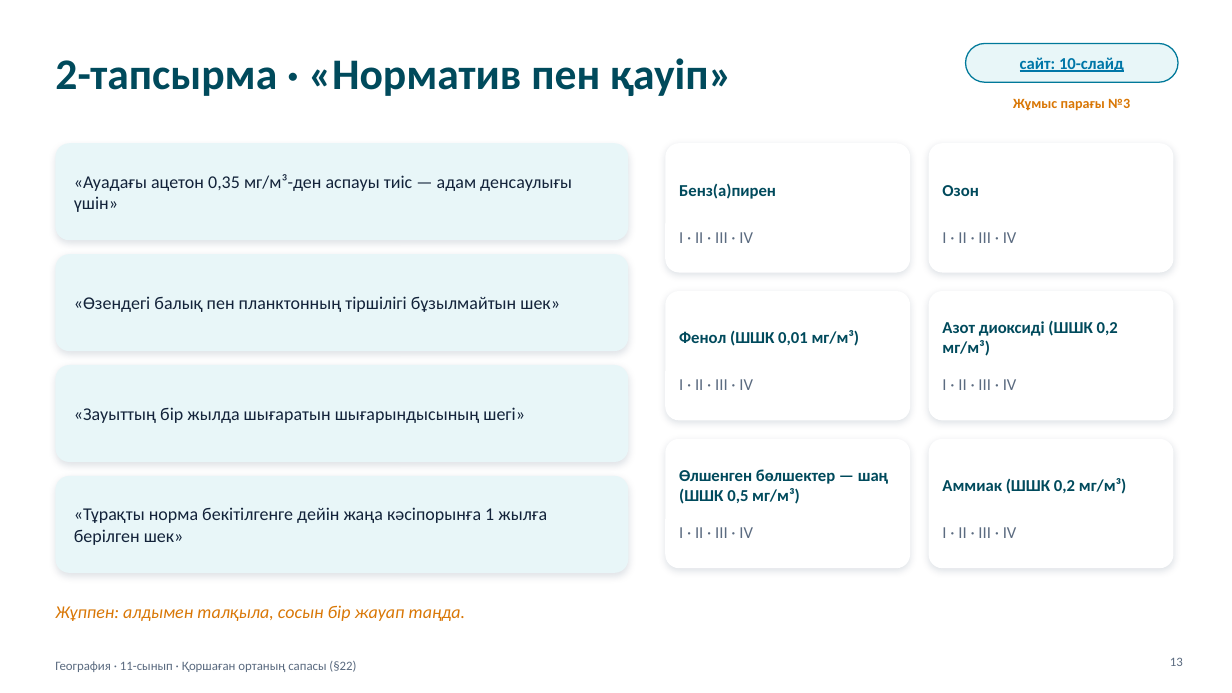
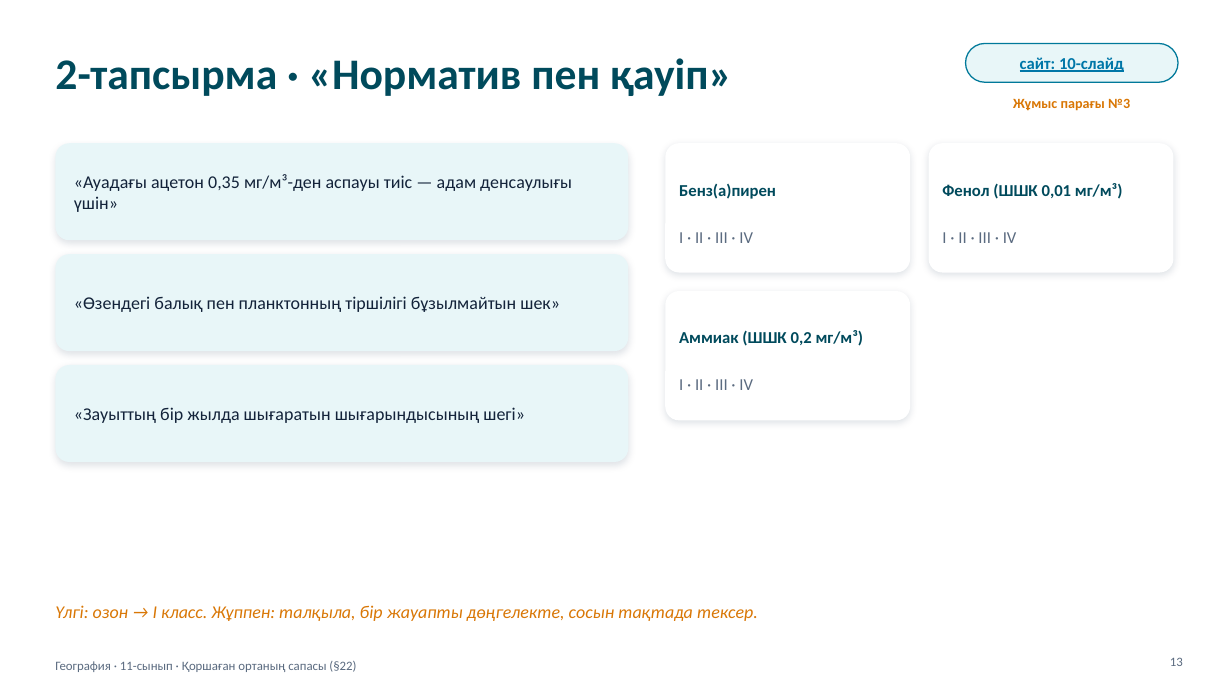
Before and after one commit to makpalkubantova-arch/ecoscaner, a slide deck: slide 13 of materialdar/2-Prezentaciya-Qorshagan-orta-sapasy.pptx. Drawn at 1232x693 pixels with LibreOffice and Linux fonts; fonts in the diff are those of the drawing. Boxes give left, top, right and bottom in pixels: in the first picture for what was removed or moved away, otherwise in the second. Text is boxed around its words. In the diff, an @@ line names an element or a change of style, - is before the commit and + after.

```diff
--- a/materialdar/2-Prezentaciya-Qorshagan-orta-sapasy.pptx
+++ b/materialdar/2-Prezentaciya-Qorshagan-orta-sapasy.pptx
@@ text at [942,183,1123,199]: text changed @@
-Азот диоксиді (ШШК 0,2 мг/м³)
+Фенол (ШШК 0,01 мг/м³)
@@ text removed at [942,185,978,196] @@
-Озон
@@ rounded rectangle removed at [929,291,1174,421] @@
@@ text at [679,330,864,346]: text changed @@
-Фенол (ШШК 0,01 мг/м³)
+Аммиак (ШШК 0,2 мг/м³)
@@ text removed at [942,379,1017,390] @@
-I · II · III · IV
@@ rounded rectangle removed at [665,439,910,568] @@
@@ rounded rectangle removed at [929,439,1174,568] @@
@@ rounded rectangle removed at [55,476,628,573] @@
@@ text removed at [679,469,888,504] @@
-Өлшенген бөлшектер — шаң (ШШК 0,5 мг/м³)
@@ text removed at [942,478,1127,494] @@
-Аммиак (ШШК 0,2 мг/м³)
@@ text removed at [74,507,547,545] @@
-«Тұрақты норма бекітілгенге дейін жаңа кәсіпорынға 1 жылға берілген шек»
@@ text removed at [679,527,753,538] @@
-I · II · III · IV
@@ text removed at [942,527,1017,538] @@
-I · II · III · IV
@@ text at [55,605,758,621]: text changed @@
-Жұппен: алдымен талқыла, сосын бір жауап таңда.
+Үлгі: озон → I класс. Жұппен: талқыла, бір жауапты дөңгелекте, сосын тақтада тексер.
```
Also in this commit, not shown: 6 other slides changed, 21 other files.
